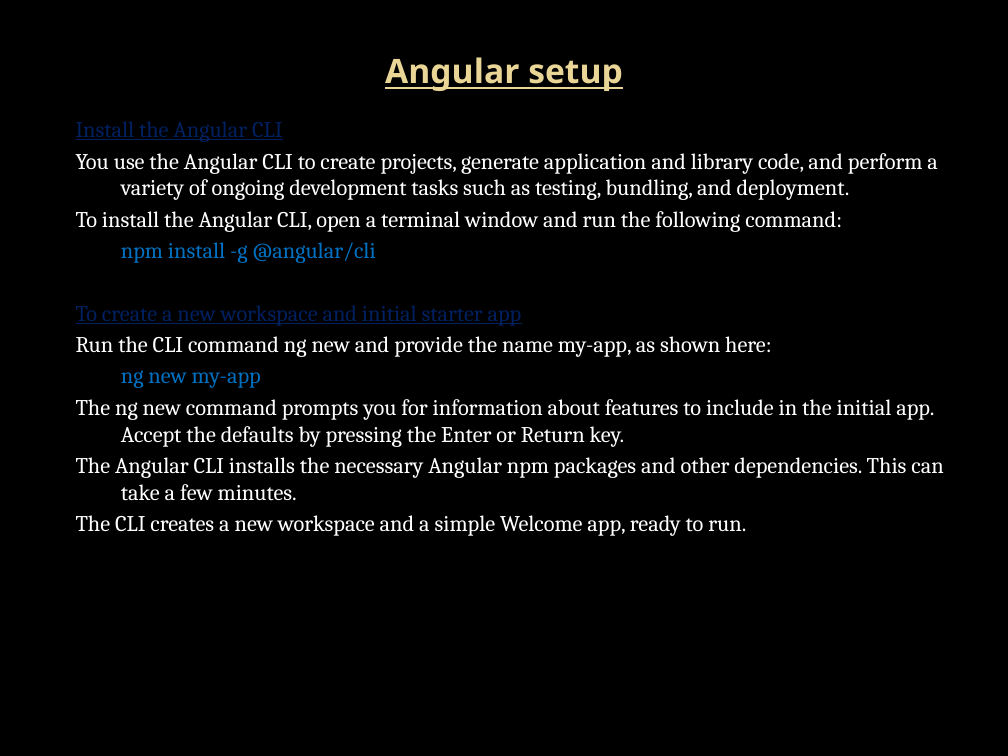
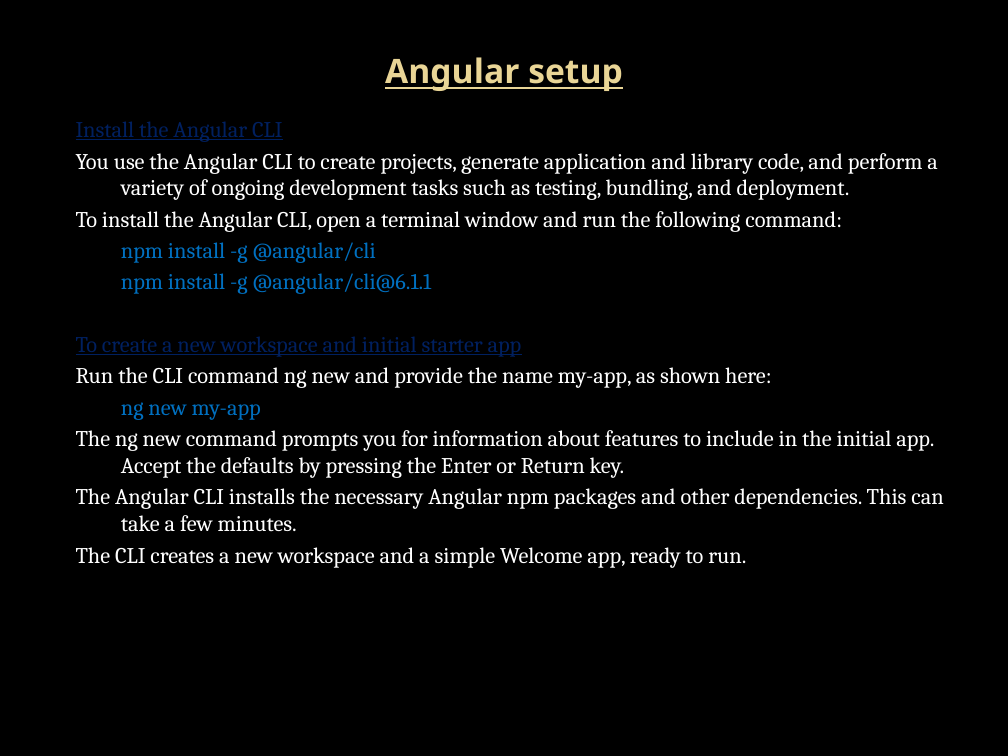
Before and after one commit to dsuro/angular-training, a slide deck: slide 9 of src/assets/ppt/Angular Traning_v2.pptx. Drawn at 1008x756 pixels with LibreOffice and Linux fonts; fonts in the diff are those of the drawing; background and template pictures are left out. Boxes give left, top, right and bottom in pixels: in the first picture for what was removed or moved away, otherwise in the second. Text is boxed around its words. In the diff, an @@ line names an element or a change of style, - is before the commit and + after.

```diff
--- a/src/assets/ppt/Angular Traning_v2.pptx
+++ b/src/assets/ppt/Angular Traning_v2.pptx
@@ text at (121, 273, 432, 294): paragraph added @@
+npm install -g @angular/cli@6.1.1
```
Also in this commit, not shown: 4 other slides changed.
